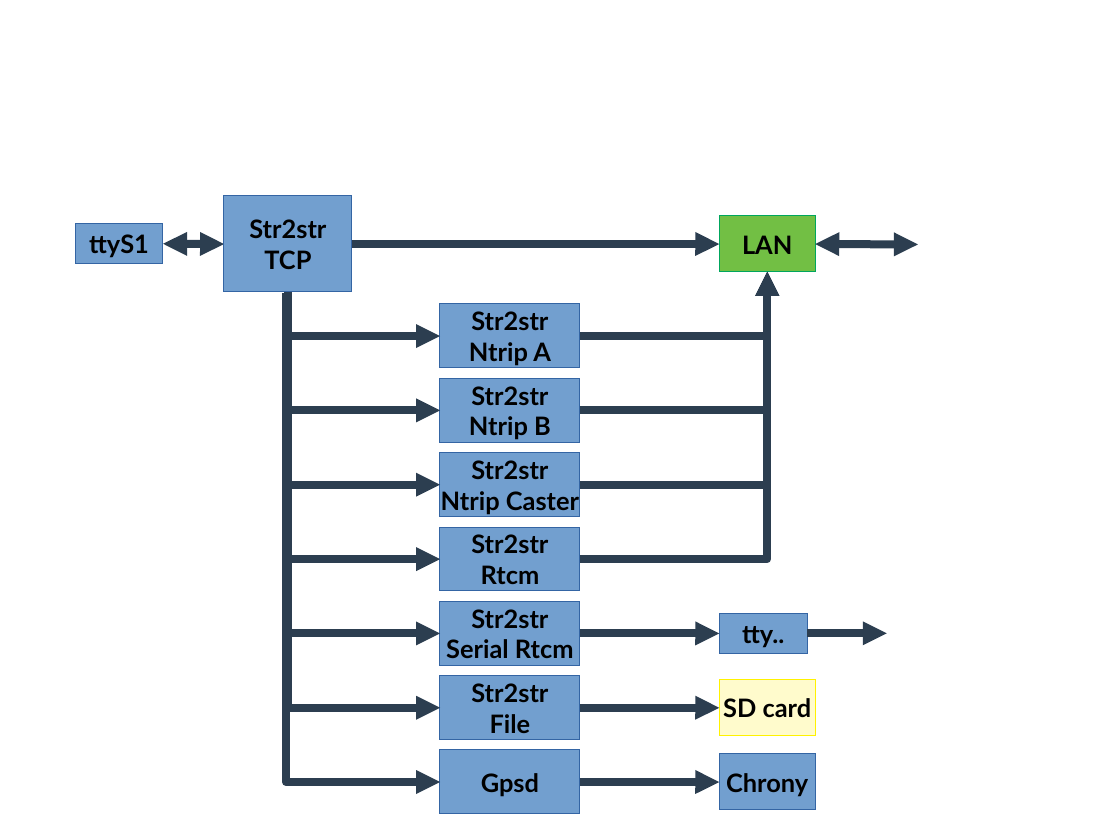
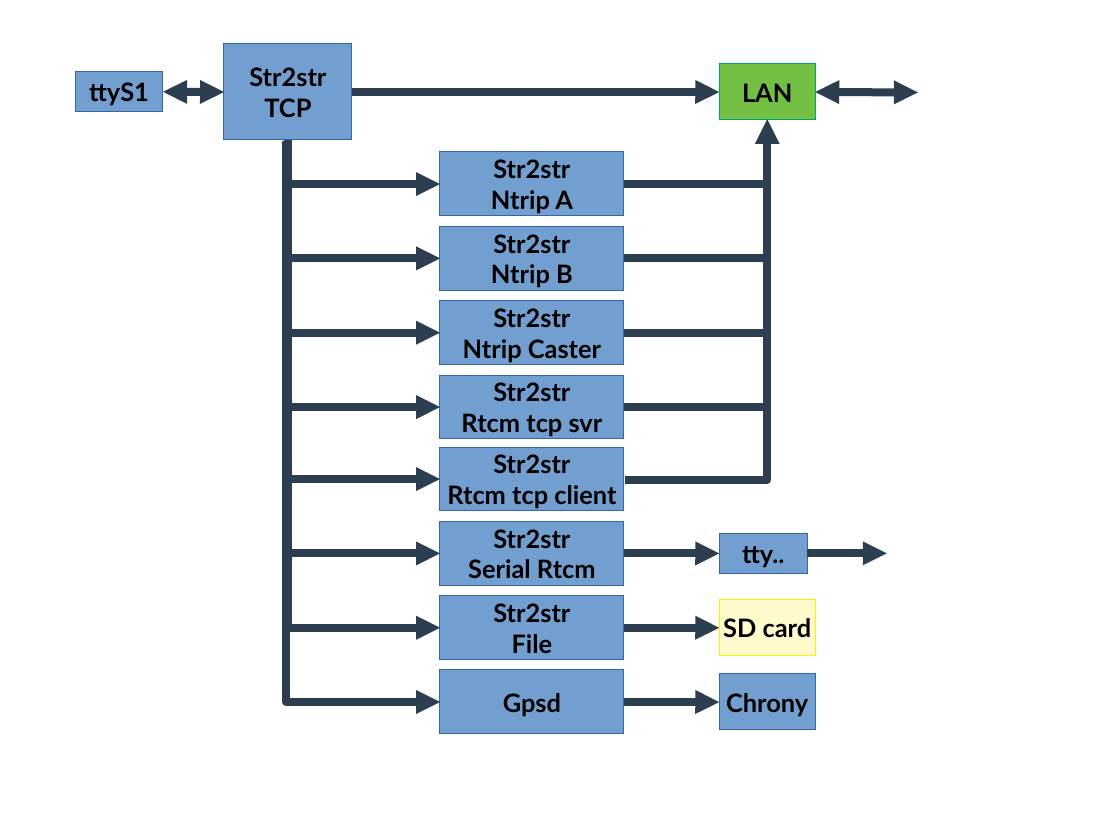
Before and after one commit to Stefal/rtkbase, a slide deck: slide 1 of images/internal_synoptic.odp. Drawn at 1120x840 pixels with LibreOffice and Linux fonts; fonts in the diff are those of the drawing. Boxes give left, top, right and bottom in pixels: in the first picture for what was removed or moved away, otherwise in the second. Text is boxed around its words. In the diff, an @@ line names an element or a change of style, - is before the commit and + after.

```diff
--- a/images/internal_synoptic.odp
+++ b/images/internal_synoptic.odp
@@ double arrow moved from (225, 244) - (164, 244) to (225, 92) - (164, 91) @@
@@ 3 rectangles, 1 elbow arrow, 1 double arrow: place and size @@
-3 rectangles, 1 elbow arrow, 1 double arrow at bbox=[75, 196, 919, 292]
+3 rectangles, 1 elbow arrow, 1 double arrow at bbox=[75, 44, 919, 139]
@@ elbow arrow moved from (288, 292) - (440, 411) to (286, 141) - (440, 554) @@
@@ elbow arrow moved from (288, 292) - (440, 559) to (287, 141) - (440, 702) @@
@@ elbow arrow moved from (288, 292) - (440, 336) to (287, 141) - (440, 480) @@
@@ elbow arrow moved from (288, 292) - (440, 485) to (288, 140) - (440, 628) @@
@@ elbow arrow moved from (286, 293) - (440, 633) to (288, 140) - (440, 408) @@
@@ elbow arrow added from (288, 140) to (440, 184), #2C3E50 5.67 pt @@
@@ elbow arrow added from (288, 140) to (440, 258), #2C3E50 5.67 pt @@
@@ elbow arrow added from (288, 140) to (440, 332), #2C3E50 5.67 pt @@
@@ elbow arrow moved from (580, 411) - (767, 272) to (624, 408) - (767, 120) @@
@@ elbow arrow moved from (580, 485) - (767, 272) to (624, 332) - (767, 120) @@
@@ elbow arrow added from (624, 184) to (767, 120), #2C3E50 5.67 pt @@
@@ elbow arrow added from (624, 258) to (767, 120), #2C3E50 5.67 pt @@
@@ elbow arrow moved from (580, 336) - (767, 272) to (625, 480) - (767, 120) @@
@@ rectangle "Str2str": place and size @@
-rectangle "Str2str" at bbox=[440, 304, 580, 368]
+rectangle "Str2str" at bbox=[440, 152, 624, 216]
@@ rectangle "Str2str": place and size @@
-rectangle "Str2str" at bbox=[440, 378, 580, 442]
+rectangle "Str2str" at bbox=[440, 227, 624, 291]
@@ elbow arrow removed from (287, 293) to (440, 783) @@
@@ elbow arrow removed from (288, 292) to (440, 708) @@
@@ elbow arrow removed from (580, 559) to (767, 272) @@
@@ rectangle "Str2str": place and size @@
-rectangle "Str2str" at bbox=[440, 453, 580, 517]
+rectangle "Str2str" at bbox=[440, 301, 624, 365]
@@ rectangle added at bbox=[440, 375, 624, 439], fill #729FCF, outline #3465A4 0 pt, 18 pt, text #000000, bold @@
+Str2str
+Rtcm tcp svr
@@ rectangle "Str2str": place and size @@
-rectangle "Str2str" at bbox=[440, 527, 580, 592]
+rectangle "Str2str" at bbox=[440, 447, 624, 511]
@@ text in rectangle at bbox=[447, 485, 616, 508]: text changed @@
-Rtcm
+Rtcm tcp client
@@ rectangle "Str2str": place and size @@
-rectangle "Str2str" at bbox=[440, 602, 580, 666]
+rectangle "Str2str" at bbox=[440, 521, 624, 585]
@@ elbow arrow added from (624, 554) to (720, 554), #2C3E50 5.67 pt @@
@@ 3 rectangles, 1 elbow arrow: place and size @@
-3 rectangles, 1 elbow arrow at bbox=[720, 614, 887, 810]
+3 rectangles, 1 elbow arrow at bbox=[720, 534, 887, 730]
@@ rectangle "Str2str": place and size @@
-rectangle "Str2str" at bbox=[440, 676, 580, 740]
+rectangle "Str2str" at bbox=[440, 596, 624, 660]
@@ elbow arrow moved from (580, 633) - (720, 633) to (624, 628) - (720, 628) @@
@@ rectangle "Gpsd": place and size @@
-rectangle "Gpsd" at bbox=[440, 750, 580, 814]
+rectangle "Gpsd" at bbox=[440, 670, 624, 734]
@@ elbow arrow moved from (580, 708) - (720, 708) to (624, 702) - (720, 702) @@
@@ elbow arrow removed from (580, 783) to (720, 783) @@
```
Also in this commit, not shown: 1 other file.
